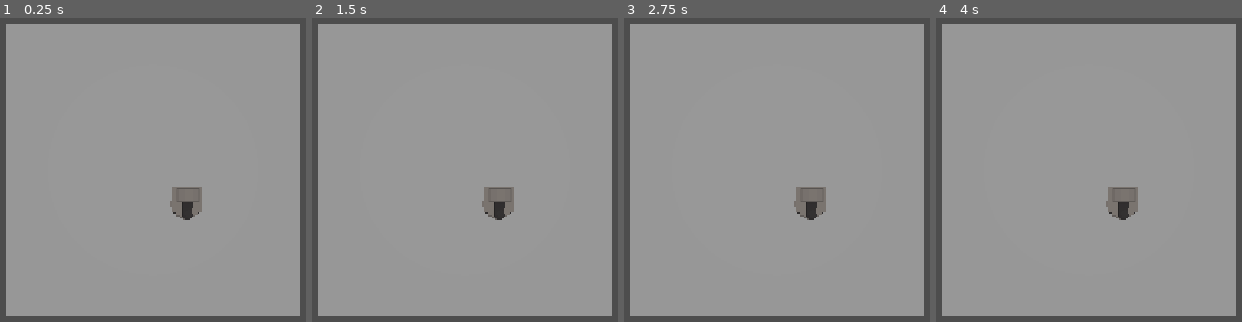
Above: before the commit, frames 1-4 (left to right).
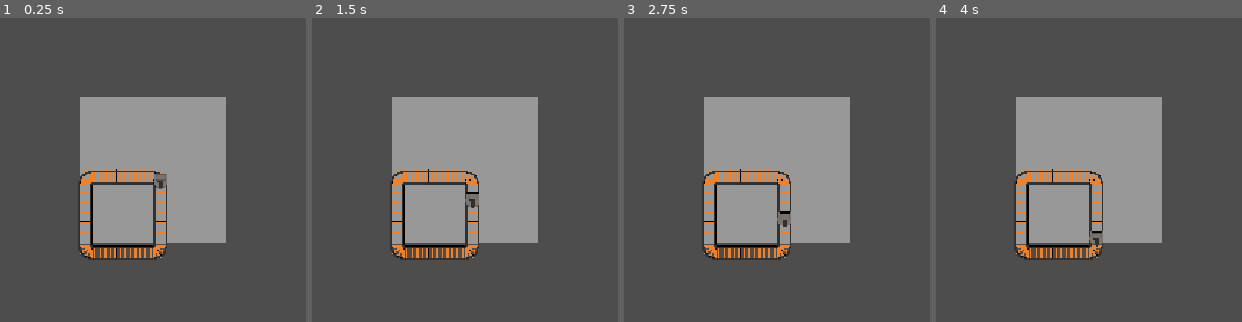
Above: after the commit, the same moments.

Repository: JoaoR090/godot-dev_de_jogos-2026-2
Game: Godot game, scene res://scenes/main.tscn
Same seed, same stepped clock (60 frames per second), same inputs: the game is played once before the commit and once after it.
Inputs:
- Up to frame 1 (0.25 s): no input
- Up to frame 2 (1.5 s): tap Enter at 0.5 s
- Up to frame 3 (2.75 s): tap Space at 2 s
- Up to frame 4 (4 s): no input

The runs differ from the first frame. In frame 1, 72% of the frame differs, in the area x 1-99%, y 1-99%; in frame 2, 72%; in frame 3, 72%; in frame 4, 72%.

Commit message:
refactor: extrair geracao de circuito para script dedicado

Diff:
--- a/scenes/main.tscn
+++ b/scenes/main.tscn
@@ -19,13 +19,16 @@
 [node name="Player" parent="." unique_id=1211023565 instance=ExtResource("4_tipki")]
 
 [node name="Trilhos" parent="." unique_id=1643442532 instance=ExtResource("5_85g3d")]
+transform = Transform3D(1, 0, 0, 0, 1, 0, 0, 0, 1, 0, -1, 0)
 
 [node name="ControladorDeJogo" type="Node" parent="." unique_id=1941115670 node_paths=PackedStringArray("trem")]
 script = ExtResource("6_ctrl")
 trem = NodePath("../Trem")
+tempo_inicial = 0.0
+criar_circuito_demo = true
 
 [node name="Camera3D" type="Camera3D" parent="." unique_id=672687609]
-transform = Transform3D(1, 0, 0, 0, 1.3113416e-07, 1, 0, -1, 1.3113416e-07, 0, 10, 0)
+transform = Transform3D(1, 0, 0, 0, 1.3113416e-07, 1, 0, -1, 1.3113416e-07, 0, 20, 0)
 
 [node name="DirectionalLight3D" type="DirectionalLight3D" parent="." unique_id=1630397822]
 transform = Transform3D(1, 0, 0, 0, 8.940697e-08, 1, 0, -1, 8.940697e-08, 0, 20, 0)
--- a/scenes/trem.tscn
+++ b/scenes/trem.tscn
@@ -127,7 +127,6 @@
 
 [node name="Trem" type="Node3D" unique_id=1225138994]
 script = ExtResource("1_5q52m")
-direcao_inicial = 0
 
 [node name="Trem" type="MeshInstance3D" parent="." unique_id=890409295]
 transform = Transform3D(0.35408902, 0, 0, 0, 0, -0.35408902, 0, 0.5276376, 0, 0, 0, 0)
--- a/scenes/trilho.tscn
+++ b/scenes/trilho.tscn
@@ -4,8 +4,7 @@
 [ext_resource type="Script" uid="uid://ya3b0tytk5n5" path="res://scripts/trilho.gd" id="2_afdkm"]
 
 [node name="Trilhos" type="GridMap" unique_id=1643442532]
-transform = Transform3D(0.5, 0, 0, 0, 0.5, 0, 0, 0, 0.5, 0, 0, 0)
 mesh_library = ExtResource("2_3ffmh")
-cell_size = Vector3(4, 4, 4)
+cell_size = Vector3(1, 1, 1)
 script = ExtResource("2_afdkm")
 metadata/_editor_floor_ = Vector3(0, 1, 0)
--- /dev/null
+++ b/scripts/circuito.gd
@@ -0,0 +1,27 @@
+class_name Circuito
+extends RefCounted
+
+static func criar(trilhos: Trilhos, posicao: Vector3i, sentido: Direcao.Sentido) -> void:
+	var posicao_trilho: Vector3i = posicao
+	var proximo_sentido: Direcao.Sentido = sentido
+
+	for _lado in range(4):
+		for _passo in range(4):
+			posicao_trilho += Direcao.deslocamento(proximo_sentido)
+			if (proximo_sentido == Direcao.Sentido.ESQUERDA or proximo_sentido == Direcao.Sentido.DIREITA):
+				_trilho_reto_eixo_x(trilhos, posicao_trilho)
+			else:
+				_trilho_reto_eixo_z(trilhos, posicao_trilho)
+
+		posicao_trilho += Direcao.deslocamento(proximo_sentido)
+		_trilho_reto_curvo(trilhos, posicao_trilho, Direcao.sentido_oposto(proximo_sentido))
+		proximo_sentido = Direcao.proximo_sentido(proximo_sentido)
+
+static func _trilho_reto_eixo_x(trilhos: Trilhos, posicao: Vector3i) -> void:
+	trilhos.configurar_trilho(posicao, Direcao.Eixo.X, Trilhos.TipoTrilho.RETO, Direcao.Sentido.DIREITA)
+
+static func _trilho_reto_eixo_z(trilhos: Trilhos, posicao: Vector3i) -> void:
+	trilhos.configurar_trilho(posicao, Direcao.Eixo.Z, Trilhos.TipoTrilho.RETO, Direcao.Sentido.DIREITA)
+
+static func _trilho_reto_curvo(trilhos: Trilhos, posicao: Vector3i, direcao: Direcao.Sentido) -> void:
+	trilhos.configurar_trilho(posicao, Direcao.Eixo.Z, Trilhos.TipoTrilho.CURVA, direcao)
--- a/scripts/controlador_de_jogo.gd
+++ b/scripts/controlador_de_jogo.gd
@@ -12,6 +12,8 @@
 @export var trem: Trem
 # Espera antes do início automático, em segundos.
 @export var tempo_inicial: float = 10.0
+# Cria um circuito temporário para demonstrar o movimento do trem.
+@export var criar_circuito_demo: bool = false
 
 var estado: Estado = Estado.AGUARDANDO
 
@@ -24,6 +26,9 @@
 
 	if tempo_inicial > 0.0:
 		await get_tree().create_timer(tempo_inicial).timeout
+
+	if criar_circuito_demo:
+		Circuito.criar(trem.trilhos, trem.posicao_trem, trem.direcao_inicial)
 
 	iniciar_jogo()
 
@@ -62,17 +67,19 @@
 	posicao: Vector3i,
 	sentido_desejado: Direcao.Sentido
 ) -> Direcao.Sentido:
-	var sentido: Direcao.Sentido = Direcao.avancar_sentido(sentido_desejado, 3)
+	var sentidos_prioritarios: Array[Direcao.Sentido] = [
+		sentido_desejado,
+		Direcao.proximo_sentido(sentido_desejado),
+		Direcao.avancar_sentido(sentido_desejado, 3)
+	]
 	var sentido_retorno: Direcao.Sentido = Direcao.sentido_oposto(sentido_desejado)
 
-	for i in range(4):
+	for sentido in sentidos_prioritarios:
 		if (
 			_tem_trilho(sentido, posicao)
 			and trem.trilhos.tem_conexao(posicao, sentido)
-			and sentido != sentido_retorno
 		):
 			return sentido
-		sentido = Direcao.proximo_sentido(sentido)
 
 	return sentido_retorno
 
--- a/scripts/direcao.gd
+++ b/scripts/direcao.gd
@@ -17,13 +17,13 @@
 static func deslocamento(sentido: Sentido) -> Vector3i:
 	match sentido:
 		Sentido.CIMA:
+			return Vector3i(0, 0, 1)
+		Sentido.DIREITA:
+			return Vector3i(-1, 0, 0)
+		Sentido.BAIXO:
 			return Vector3i(0, 0, -1)
-		Sentido.DIREITA:
+		Sentido.ESQUERDA:
 			return Vector3i(1, 0, 0)
-		Sentido.BAIXO:
-			return Vector3i(0, 0, 1)
-		Sentido.ESQUERDA:
-			return Vector3i(-1, 0, 0)
 	return Vector3i.ZERO
 
 # Avança um sentido na ordem circular: cima, direita, baixo e esquerda.
@@ -58,16 +58,16 @@
 			return 90.0
 	return -1.0
 
-# Converte um sentido em seu ângulo de rotação no eixo Y.
+# Converte um sentido em seu ângulo de rotação positiva no eixo Y.
 static func angulo_do_sentido(sentido: Sentido) -> float:
 	match sentido:
 		Sentido.CIMA:
 			return 0.0
-		Sentido.DIREITA:
+		Sentido.ESQUERDA:
 			return 90.0
 		Sentido.BAIXO:
 			return 180.0
-		Sentido.ESQUERDA:
+		Sentido.DIREITA:
 			return 270.0
 	return -1.0
 
@@ -85,11 +85,11 @@
 		0:
 			return Sentido.CIMA
 		90:
-			return Sentido.DIREITA
+			return Sentido.ESQUERDA
 		180:
 			return Sentido.BAIXO
 		270:
-			return Sentido.ESQUERDA
+			return Sentido.DIREITA
 	return -1
 
 # Converte um sentido na orientação ortogonal correspondente do GridMap.
--- a/scripts/teste_direcao.gd
+++ b/scripts/teste_direcao.gd
@@ -39,13 +39,13 @@
 	assert(Direcao.angulo_do_eixo(Direcao.Eixo.Z) == 0.0)
 	assert(Direcao.angulo_do_eixo(Direcao.Eixo.X) == 90.0)
 	assert(Direcao.angulo_do_sentido(Direcao.Sentido.CIMA) == 0.0)
-	assert(Direcao.angulo_do_sentido(Direcao.Sentido.DIREITA) == 90.0)
+	assert(Direcao.angulo_do_sentido(Direcao.Sentido.DIREITA) == 270.0)
 	assert(Direcao.angulo_do_sentido(Direcao.Sentido.BAIXO) == 180.0)
-	assert(Direcao.angulo_do_sentido(Direcao.Sentido.ESQUERDA) == 270.0)
+	assert(Direcao.angulo_do_sentido(Direcao.Sentido.ESQUERDA) == 90.0)
 	assert(Direcao.sentido_do_angulo(0.0) == Direcao.Sentido.CIMA)
-	assert(Direcao.sentido_do_angulo(90.0) == Direcao.Sentido.DIREITA)
+	assert(Direcao.sentido_do_angulo(90.0) == Direcao.Sentido.ESQUERDA)
 	assert(Direcao.sentido_do_angulo(180.0) == Direcao.Sentido.BAIXO)
-	assert(Direcao.sentido_do_angulo(270.0) == Direcao.Sentido.ESQUERDA)
+	assert(Direcao.sentido_do_angulo(270.0) == Direcao.Sentido.DIREITA)
 	assert(Direcao.eixo_do_sentido(Direcao.Sentido.CIMA) == Direcao.Eixo.Z)
 	assert(Direcao.eixo_do_sentido(Direcao.Sentido.BAIXO) == Direcao.Eixo.Z)
 	assert(Direcao.eixo_do_sentido(Direcao.Sentido.DIREITA) == Direcao.Eixo.X)
--- a/scripts/teste_trem.gd
+++ b/scripts/teste_trem.gd
@@ -47,10 +47,63 @@
 	assert(trem.posicao_trem == posicao_seguinte)
 	assert(trem.direcao_trem == Direcao.Sentido.DIREITA)
 	assert(
+		(trem.global_basis * Vector3.FORWARD).normalized().is_equal_approx(
+			Vector3.RIGHT
+		),
+		"O trem nao terminou orientado para o sentido do movimento."
+	)
+	assert(
 		trem.global_position.is_equal_approx(
 			trilhos.to_global(trilhos.map_to_local(posicao_seguinte))
 		),
 		"O trem não terminou alinhado com a célula de destino."
 	)
 
+	trilhos.configurar_trilho(
+		posicao_seguinte,
+		Direcao.Eixo.X,
+		Trilhos.TipoTrilho.CURVA,
+		Direcao.Sentido.CIMA
+	)
+	var posicao_saida_curva: Vector3i = posicao_seguinte + Direcao.deslocamento(
+		Direcao.Sentido.CIMA
+	)
+	trilhos.configurar_trilho(
+		posicao_saida_curva,
+		Direcao.Eixo.Z,
+		Trilhos.TipoTrilho.RETO,
+		Direcao.Sentido.CIMA
+	)
+	await trem.movimento(Direcao.Sentido.CIMA)
+
+	assert(trem.posicao_trem == posicao_saida_curva)
+	assert(trem.direcao_trem == Direcao.Sentido.CIMA)
+	assert(
+		(trem.global_basis * Vector3.FORWARD).normalized().is_equal_approx(
+			Vector3.FORWARD
+		),
+		"O trem nao virou para cima ao sair da curva CIMA."
+	)
+
+	var posicao_bifurcacao: Vector3i = posicao_saida_curva + Vector3i(10, 0, 0)
+	trilhos.configurar_trilho(
+		posicao_bifurcacao + Direcao.deslocamento(Direcao.Sentido.DIREITA),
+		Direcao.Eixo.X,
+		Trilhos.TipoTrilho.RETO,
+		Direcao.Sentido.DIREITA
+	)
+	trilhos.configurar_trilho(
+		posicao_bifurcacao + Direcao.deslocamento(Direcao.Sentido.CIMA),
+		Direcao.Eixo.Z,
+		Trilhos.TipoTrilho.RETO,
+		Direcao.Sentido.CIMA
+	)
+	assert(
+		controlador._proximo_trilho(
+			posicao_bifurcacao,
+			Direcao.Sentido.DIREITA
+		) == Direcao.Sentido.DIREITA,
+		"O trem deveria preferir continuar em frente quando ha trilho conectado."
+	)
+
 	print("Testes de trem passaram.")
--- a/scripts/trem.gd
+++ b/scripts/trem.gd
@@ -16,6 +16,7 @@
 
 	posicao_trem = trilhos.local_to_map(trilhos.to_local(global_position))
 	direcao_trem = direcao_inicial
+	rotation.y = deg_to_rad(Direcao.angulo_do_sentido(direcao_trem))
 
 	global_position = trilhos.to_global(trilhos.map_to_local(posicao_trem))
 
@@ -32,6 +33,10 @@
 	var angulo_anterior: float = Direcao.angulo_do_sentido(direcao_trem)
 
 	if angulo_posterior < 0.0 or angulo_anterior < 0.0:
+		return
+
+	var esta_em_curva: bool = trilhos.get_cell_item(posicao_trem) == trilhos.ID_CURVO
+	if sentido != direcao_trem and not esta_em_curva:
 		return
 
 	var proxima_posicao: Vector3i = posicao_trem + Direcao.deslocamento(sentido)
@@ -59,7 +64,7 @@
 	var tween: Tween = create_tween()
 	tween.set_parallel()
 	tween.tween_property(self, "global_position", destino, duracao)
-	tween.tween_property(self, "rotation:y",rotation.y + diferenca_angular, duracao)
+	tween.tween_property(self, "rotation:y", rotation.y + diferenca_angular, duracao)
 
 	_movendo = true
 	posicao_trem = proxima_posicao
Not shown, added: scripts/circuito.gd.uid
